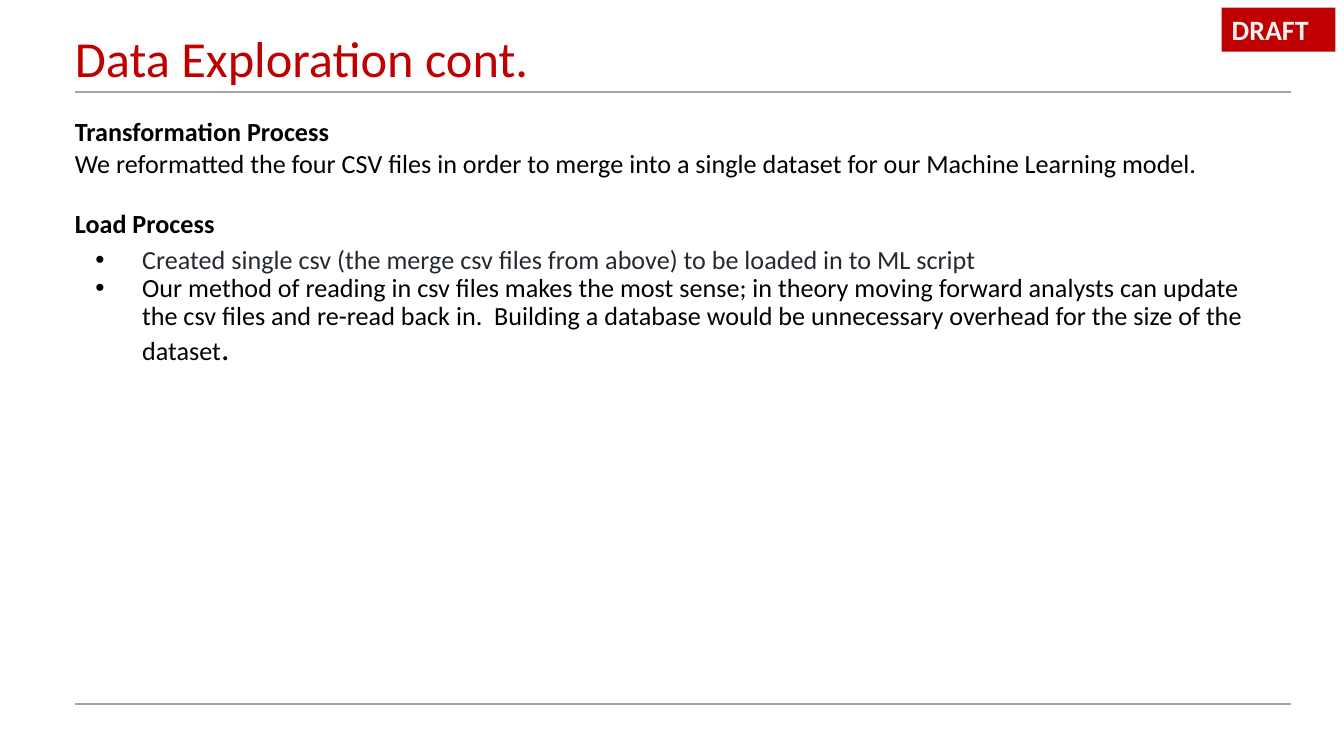
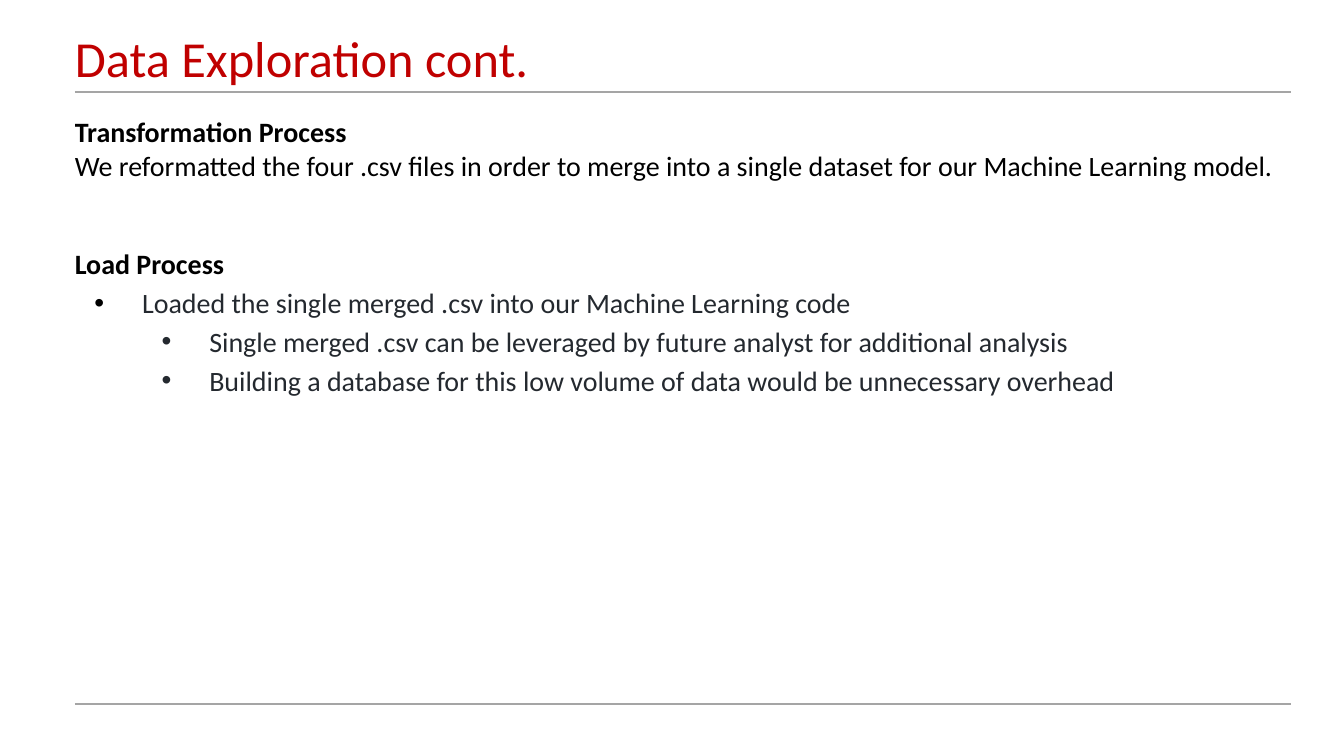
Before and after one commit to Qu3enK/CRBAnalysis_FinalProject, a slide deck: slide 5 of Segment 2/Colorado Basin River Analysis.pptx (slide 4 before the commit). Drawn at 1344x756 pixels with LibreOffice and Linux fonts; fonts in the diff are those of the drawing. Boxes give left, top, right and bottom in pixels: in the first picture for what was removed or moved away, otherwise in the second. Text is boxed around its words. In the diff, an @@ line names an element or a change of style, - is before the commit and + after.

```diff
--- a/Segment 2/Colorado Basin River Analysis.pptx
+++ b/Segment 2/Colorado Basin River Analysis.pptx
@@ rectangle removed at <box>1222,8,1336,52</box> @@
-DRAFT
@@ text at <box>75,122,347,275</box>: size 14 to 15 pt in "Transformation Process", "Load Process" @@
@@ text at <box>75,156,1272,181</box>: text changed; size 14 to 15 pt @@
-We reformatted the four CSV files in order to merge into a single dataset for our Machine Learning model.
+We reformatted the four .csv files in order to merge into a single dataset for our Machine Learning model.
@@ text at <box>142,293,1114,396</box>: text changed; size 14 to 15 pt; text colour #000000 to #24292F @@
-• Created single csv (the merge csv files from above) to be loaded in to ML script
-• Our method of reading in csv files makes the most sense; in theory moving forward analysts can update the csv files and re-read back in. Building a database would be unnecessary overhead for the size of the dataset.
+• Loaded the single merged .csv into our Machine Learning code
+  • Single merged .csv can be leveraged by future analyst for additional analysis
+  • Building a database for this low volume of data would be unnecessary overhead
```
Also in this commit, not shown: 6 other slides changed, 4 slides added, 1 slide removed, 3 other files.
